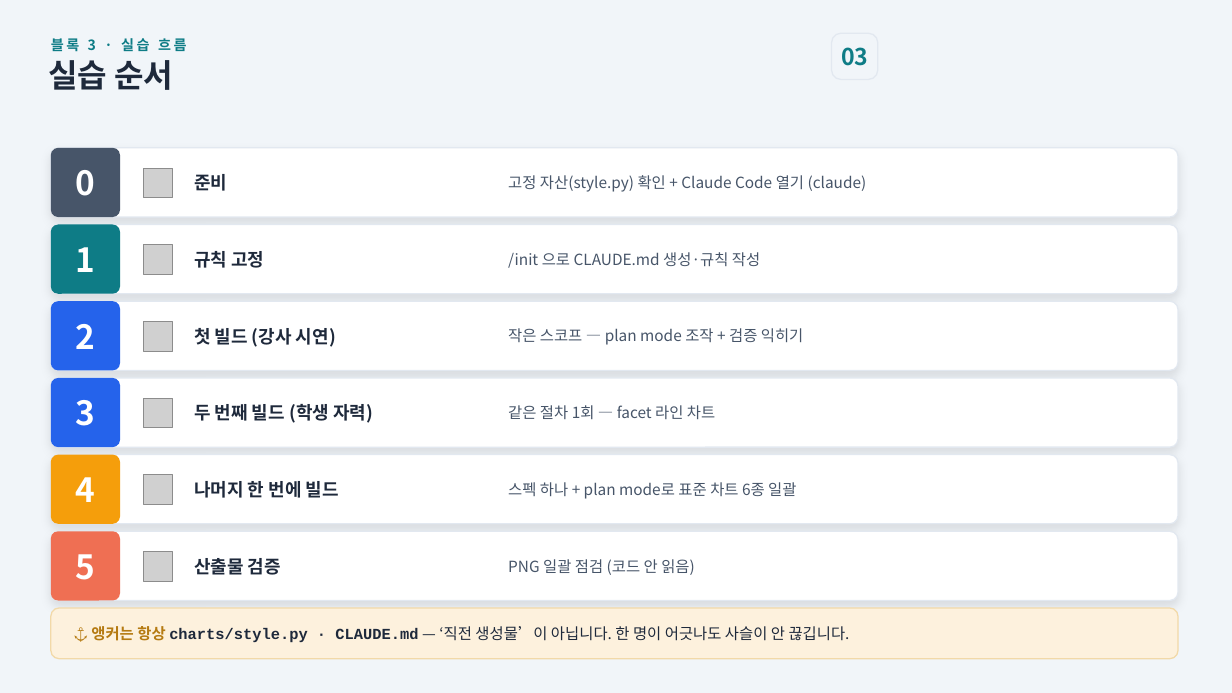
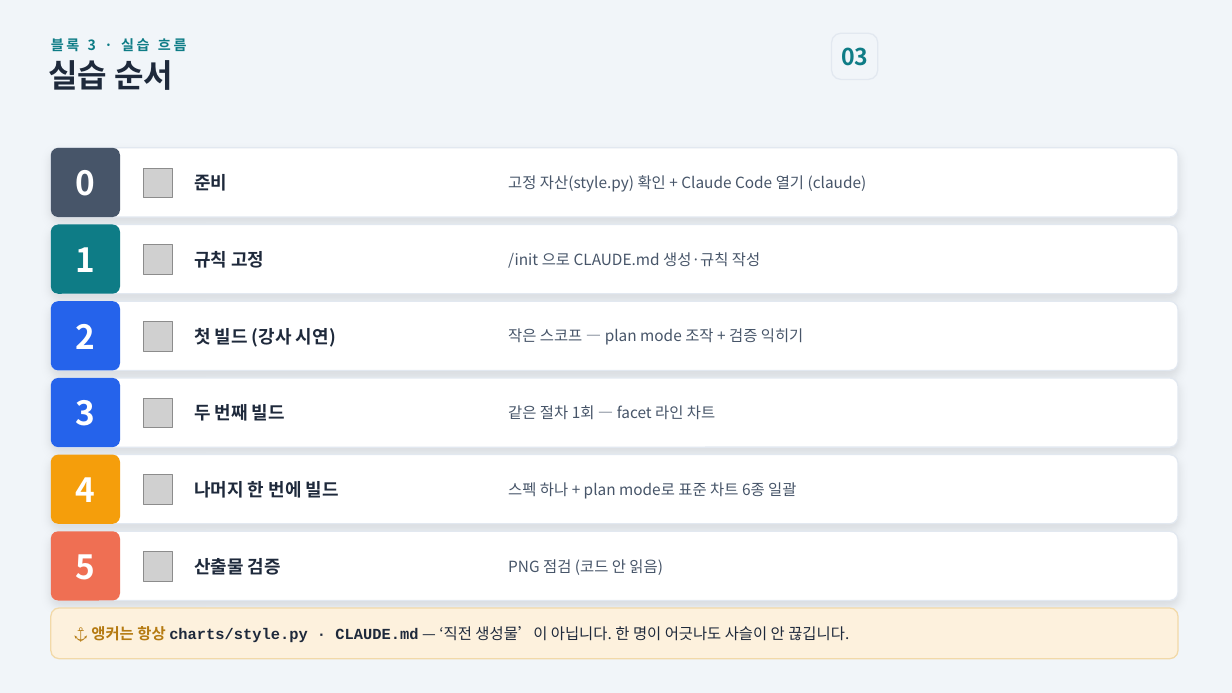
Before and after one commit to thinkinghs/lecture_6_18, a slide deck: slide 99 of 2차시_강의자료_합본.pptx (slide 97 before the commit). Drawn at 1232x693 pixels with LibreOffice and Linux fonts; fonts in the diff are those of the drawing; grey boxes stand for pictures. Boxes give left, top, right and bottom in pixels: in the first picture for what was removed or moved away, otherwise in the second. Text is boxed around its words. In the diff, an @@ line names an element or a change of style, - is before the commit and + after.

```diff
--- a/2차시_강의자료_합본.pptx
+++ b/2차시_강의자료_합본.pptx
@@ text at <box>194,404,285,421</box>: text changed @@
-두 번째 빌드 (학생 자력)
+두 번째 빌드
@@ text at <box>508,559,663,575</box>: text changed @@
-PNG 일괄 점검 (코드 안 읽음)
+PNG 점검 (코드 안 읽음)
```
Also in this commit, not shown: 11 other slides changed, 3 slides added.
